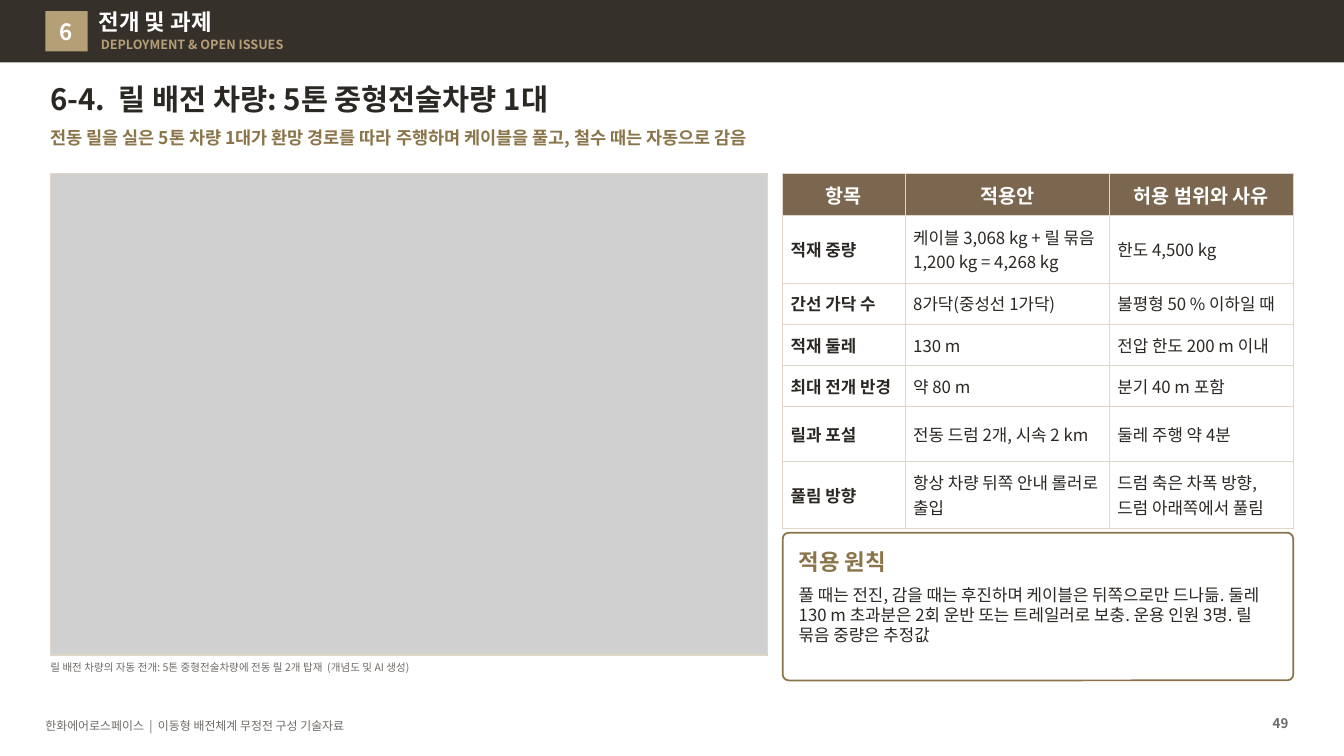
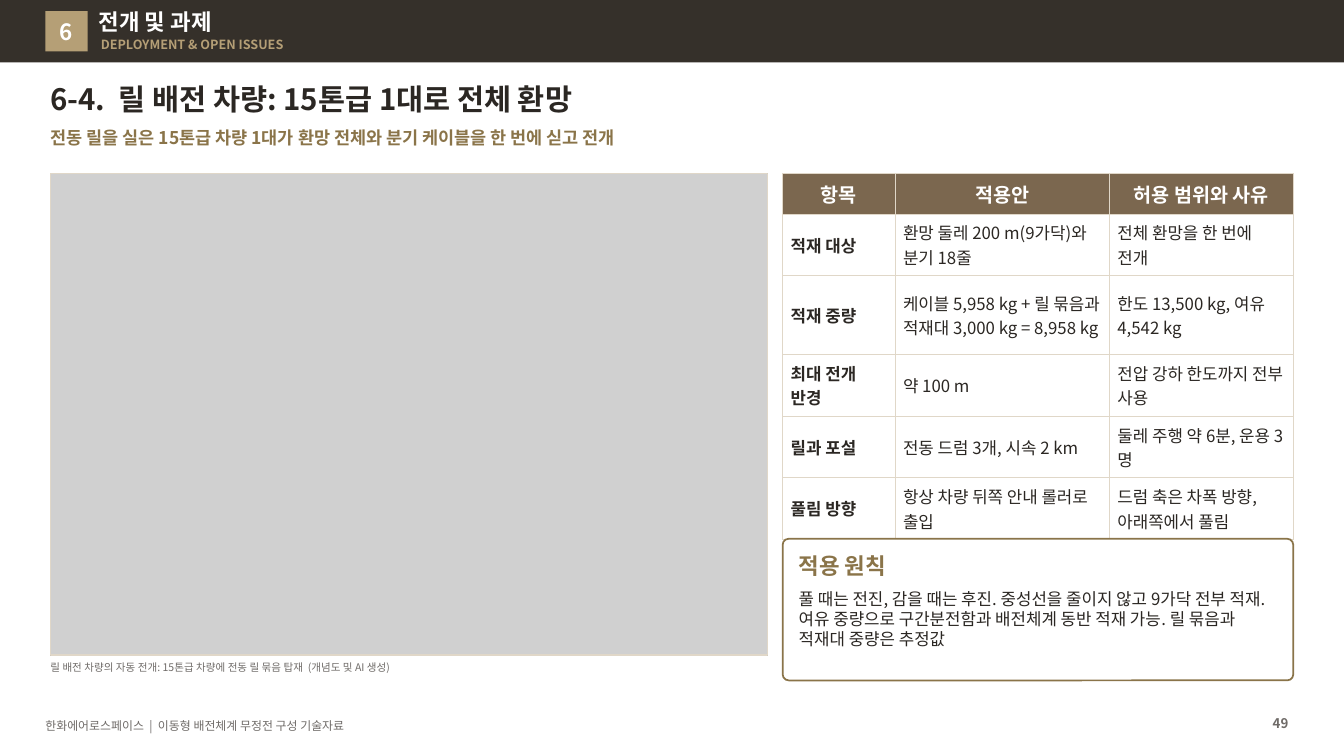
Before and after one commit to byunjd112-hue/headroom, a slide deck: slide 49 of mobile_ems/docs/out/IFPS_이동형배전체계_무정전구성_기술자료_Rev72.pptx. Drawn at 1344x756 pixels with LibreOffice and Linux fonts; fonts in the diff are those of the drawing; grey boxes stand for pictures. Boxes give left, top, right and bottom in pixels: in the first picture for what was removed or moved away, otherwise in the second. Text is boxed around its words. In the diff, an @@ line names an element or a change of style, - is before the commit and + after.

```diff
--- a/mobile_ems/docs/out/IFPS_이동형배전체계_무정전구성_기술자료_Rev72.pptx
+++ b/mobile_ems/docs/out/IFPS_이동형배전체계_무정전구성_기술자료_Rev72.pptx
@@ title at (50,85,572,113): text changed @@
-6-4. 릴 배전 차량: 5톤 중형전술차량 1대
+6-4. 릴 배전 차량: 15톤급 1대로 전체 환망
@@ text at (50,129,615,146): text changed @@
-전동 릴을 실은 5톤 차량 1대가 환망 경로를 따라 주행하며 케이블을 풀고, 철수 때는 자동으로 감음
+전동 릴을 실은 15톤급 차량 1대가 환망 전체와 분기 케이블을 한 번에 싣고 전개
@@ table at (782,173,1293,534) @@
-row 2: 적재 중량 | 케이블 3,068 kg + 릴 묶음 1,200 kg = 4,268 kg | 한도 4,500 kg
-row 3: 간선 가닥 수 | 8가닥(중성선 1가닥) | 불평형 50 % 이하일 때
-row 4: 적재 둘레 | 130 m | 전압 한도 200 m 이내
-row 5: 최대 전개 반경 | 약 80 m | 분기 40 m 포함
-row 6: 릴과 포설 | 전동 드럼 2개, 시속 2 km | 둘레 주행 약 4분
-row 7: 풀림 방향 | 항상 차량 뒤쪽 안내 롤러로 출입 | 드럼 축은 차폭 방향, 드럼 아래쪽에서 풀림
+row 2: 적재 대상 | 환망 둘레 200 m(9가닥)와 분기 18줄 | 전체 환망을 한 번에 전개
+row 3: 적재 중량 | 케이블 5,958 kg + 릴 묶음과 적재대 3,000 kg = 8,958 kg | 한도 13,500 kg, 여유 4,542 kg
+row 4: 최대 전개 반경 | 약 100 m | 전압 강하 한도까지 전부 사용
+row 5: 릴과 포설 | 전동 드럼 3개, 시속 2 km | 둘레 주행 약 6분, 운용 3명
+row 6: 풀림 방향 | 항상 차량 뒤쪽 안내 롤러로 출입 | 드럼 축은 차폭 방향, 아래쪽에서 풀림
@@ rounded rectangle: place and size @@
-rounded rectangle at (782,532,1294,681)
+rounded rectangle at (782,539,1294,681)
@@ rounded rectangle at (782,539,1294,681): proportions changed @@
@@ text "적용 원칙": place and size @@
-text "적용 원칙" at (799,551,886,572)
+text "적용 원칙" at (799,555,886,576)
@@ text at (799,591,1266,647): text changed @@
-풀 때는 전진, 감을 때는 후진하며 케이블은 뒤쪽으로만 드나듦. 둘레 130 m 초과분은 2회 운반 또는 트레일러로 보충. 운용 인원 3명. 릴 묶음 중량은 추정값
+풀 때는 전진, 감을 때는 후진. 중성선을 줄이지 않고 9가닥 전부 적재. 여유 중량으로 구간분전함과 배전체계 동반 적재 가능. 릴 묶음과 적재대 중량은 추정값
@@ text at (50,662,390,673): text changed @@
-릴 배전 차량의 자동 전개: 5톤 중형전술차량에 전동 릴 2개 탑재 (개념도 및 AI 생성)
+릴 배전 차량의 자동 전개: 15톤급 차량에 전동 릴 묶음 탑재 (개념도 및 AI 생성)
```
Also in this commit, not shown: 7 other slides changed, 1 slide added, 6 other files.
